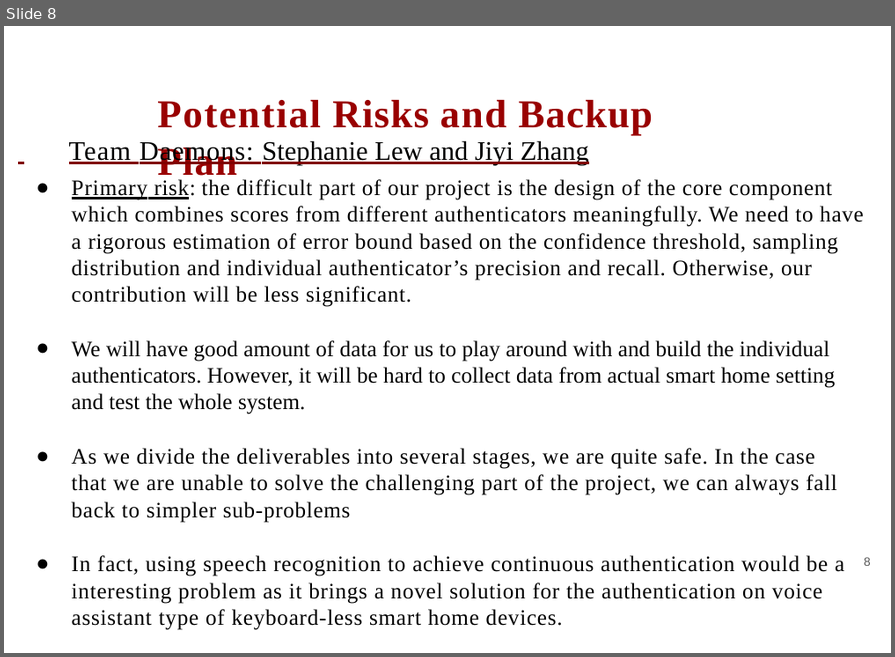
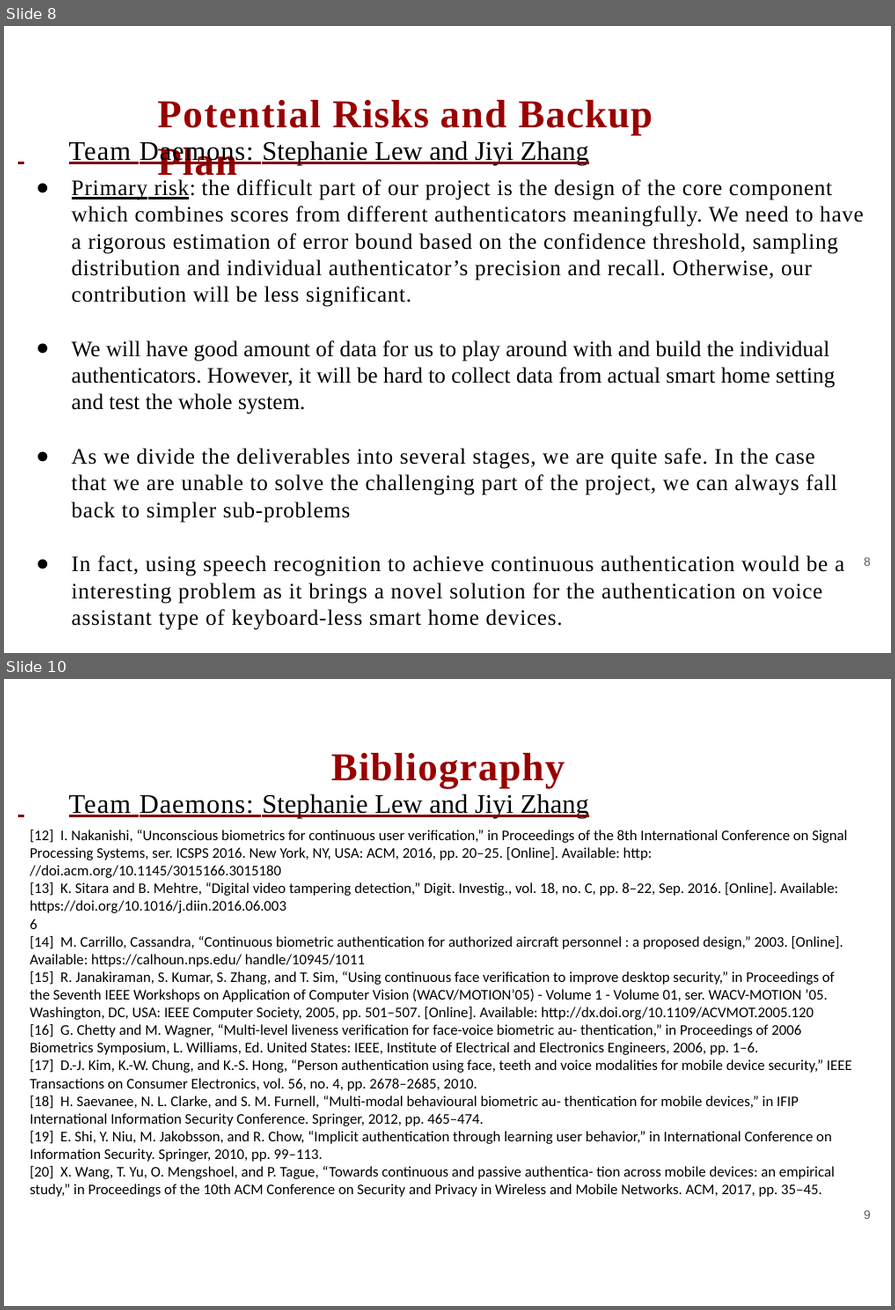
Before and after one commit to slewyh/iot-sec, a slide deck: docs/sow_slides.pptx. Shown one above the other, each under a label of ours: slide 8 before the commit, slides 8 and 10 after it; the slides between them are not shown. The pictures are 895x657 and 895x1310 pixels, drawn with LibreOffice and Linux fonts; fonts in the diff are those of the drawing. Boxes give left, top, right and bottom in pixels: in the first picture for what was removed or moved away, otherwise in the second. Text is boxed around its words. In the diff, an @@ line names an element or a change of style, - is before the commit and + after.

```diff
--- a/docs/sow_slides.pptx
+++ b/docs/sow_slides.pptx
@@ slide 10 added at (x1=4, y1=679, x2=891, y2=1306), background #FFFFFF @@
@@ title added at (x1=331, y1=753, x2=565, y2=788), 37.5 pt, text #990000, bold @@
+Bibliography
@@ text added at (x1=69, y1=793, x2=589, y2=818), 25.5 pt, text #000000, underline @@
+Team Daemons: Stephanie Lew and Jiyi Zhang
@@ text added at (x1=30, y1=829, x2=852, y2=1196), 14 pt, text #000000 @@
+[12] I. Nakanishi, “Unconscious biometrics for continuous user verification,” in Proceedings of the 8th International Conference on Signal Processing Systems, ser. ICSPS 2016. New York, NY, USA: ACM, 2016, pp. 20–25. [Online]. Available: http: //doi.acm.org/10.1145/3015166.3015180
+[13] K. Sitara and B. Mehtre, “Digital video tampering detection,” Digit. Investig., vol. 18, no. C, pp. 8–22, Sep. 2016. [Online]. Available: https://doi.org/10.1016/j.diin.2016.06.003
+6
+[14] M. Carrillo, Cassandra, “Continuous biometric authentication for authorized aircraft personnel : a proposed design,” 2003. [Online]. Available: https://calhoun.nps.edu/ handle/10945/1011
+[15] R. Janakiraman, S. Kumar, S. Zhang, and T. Sim, “Using continuous face verification to improve desktop security,” in Proceedings of the Seventh IEEE Workshops on Application of Computer Vision (WACV/MOTION’05) - Volume 1 - Volume 01, ser. WACV-MOTION ’05. Washington, DC, USA: IEEE Computer Society, 2005, pp. 501–507. [Online]. Available: http://dx.doi.org/10.1109/ACVMOT.2005.120
+[16] G. Chetty and M. Wagner, “Multi-level liveness verification for face-voice biometric au- thentication,” in Proceedings of 2006 Biometrics Symposium, L. Williams, Ed. United States: IEEE, Institute of Electrical and Electronics Engineers, 2006, pp. 1–6.
+[17] D.-J. Kim, K.-W. Chung, and K.-S. Hong, “Person authentication using face, teeth and voice modalities for mobile device security,” IEEE Transactions on Consumer Electronics, vol. 56, no. 4, pp. 2678–2685, 2010.
+[18] H. Saevanee, N. L. Clarke, and S. M. Furnell, “Multi-modal behavioural biometric au- thentication for mobile devices,” in IFIP International Information Security Conference. Springer, 2012, pp. 465–474.
+[19] E. Shi, Y. Niu, M. Jakobsson, and R. Chow, “Implicit authentication through learning user behavior,” in International Conference on Information Security. Springer, 2010, pp. 99–113.
+[20] X. Wang, T. Yu, O. Mengshoel, and P. Tague, “Towards continuous and passive authentica- tion across mobile devices: an empirical study,” in Proceedings of the 10th ACM Conference on Security and Privacy in Wireless and Mobile Networks. ACM, 2017, pp. 35–45.
@@ text added at (x1=864, y1=1210, x2=871, y2=1218), 11.5 pt, text #595959 @@
+9
```
Also in this commit, not shown: 1 other slide added, 1 slide removed, 3 other files.
